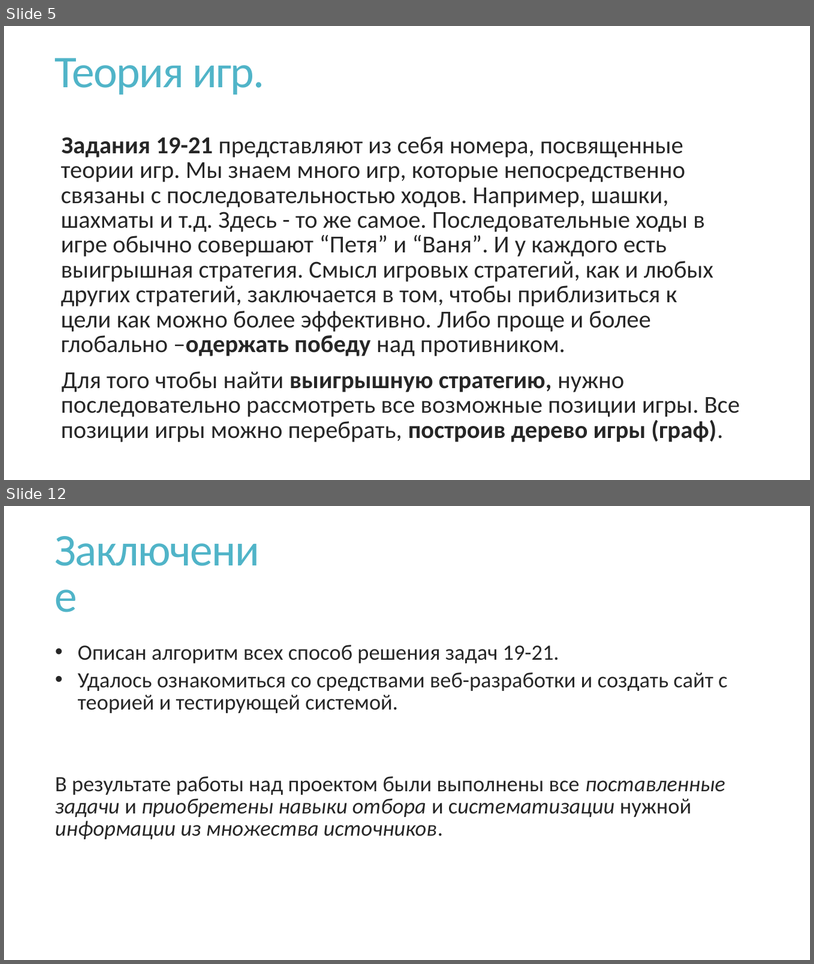
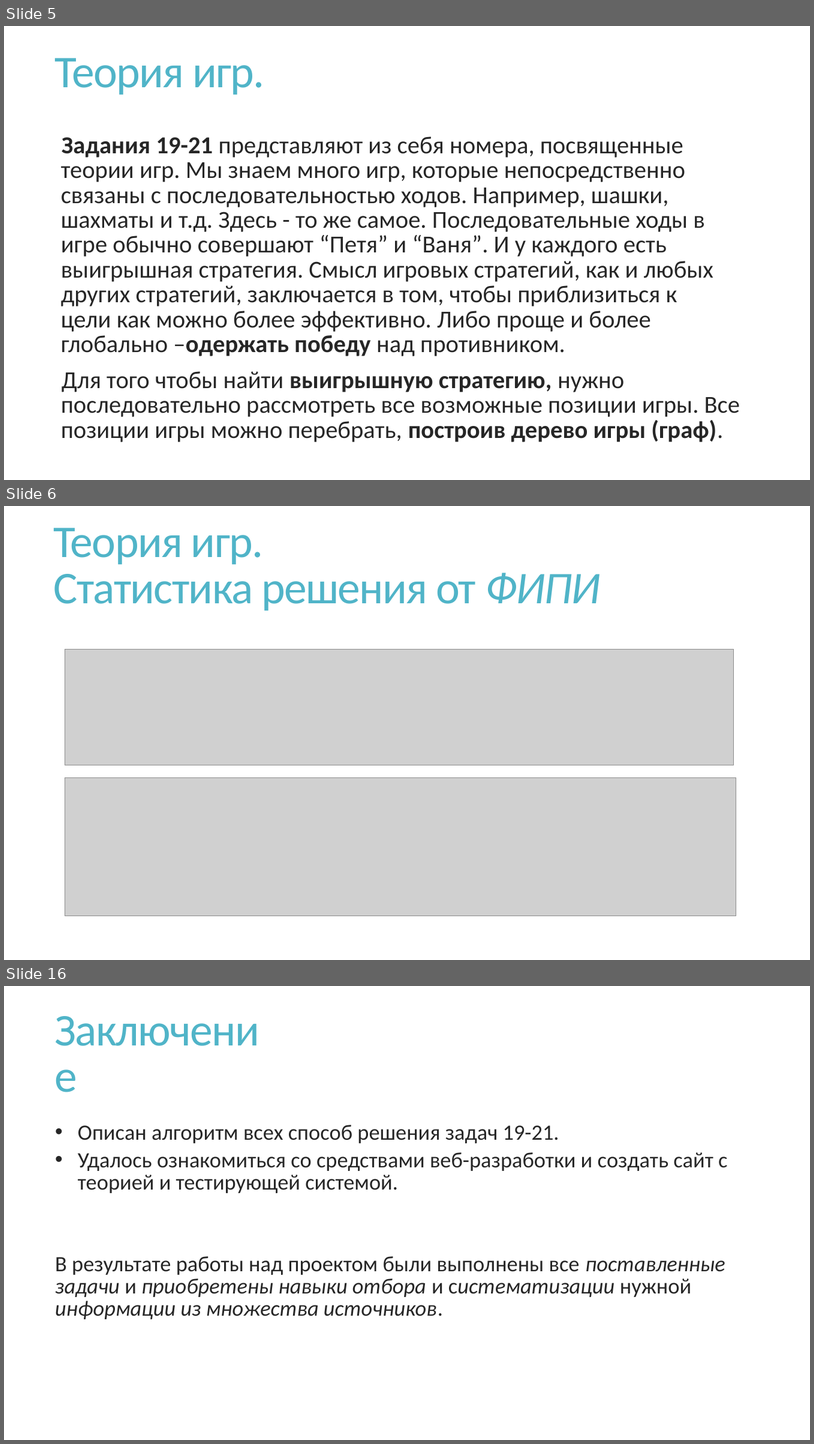
Before and after one commit to VladPetrov3/School_Project_EGE, a slide deck: Теория игр.pptx. Shown one above the other, each under a label of ours: slides 5 and 12 before the commit, slides 5, 6 and 16 after it; the slides between them are not shown. The pictures are 814x964 and 814x1444 pixels, drawn with LibreOffice and Linux fonts; fonts in the diff are those of the drawing; grey boxes stand for pictures. Boxes give left, top, right and bottom in pixels: in the first picture for what was removed or moved away, otherwise in the second. Text is boxed around its words. In the diff, an @@ line names an element or a change of style, - is before the commit and + after.

```diff
--- a/Теория игр.pptx
+++ b/Теория игр.pptx
@@ slide 6 added at box(4, 506, 810, 960), background #FFFFFF @@
@@ title added at box(54, 528, 601, 610), 54 pt, text #50B4C8 @@
+Теория игр.
+Статистика решения от ФИПИ
@@ picture added at box(65, 649, 734, 766) @@
@@ picture added at box(65, 778, 737, 916) @@
@@ what was slide 12 is now slide 16 @@
```
Also in this commit, not shown: 4 slides changed, 5 other slides added, 2 slides removed, 4 other files.
